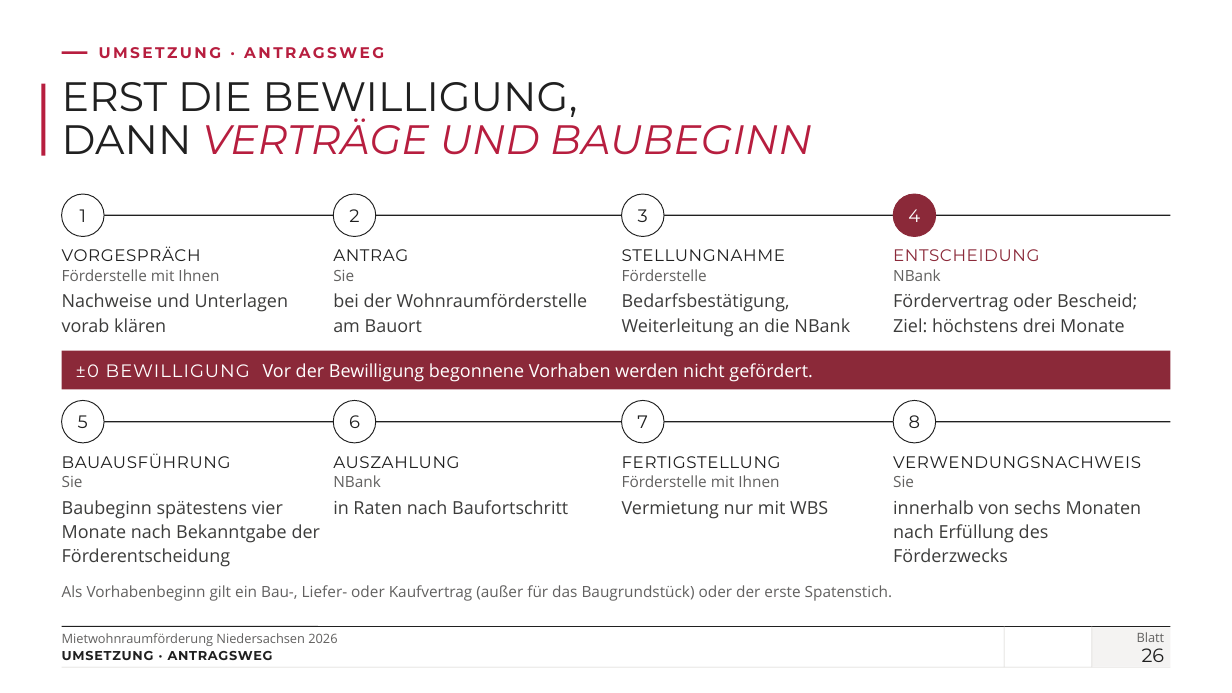
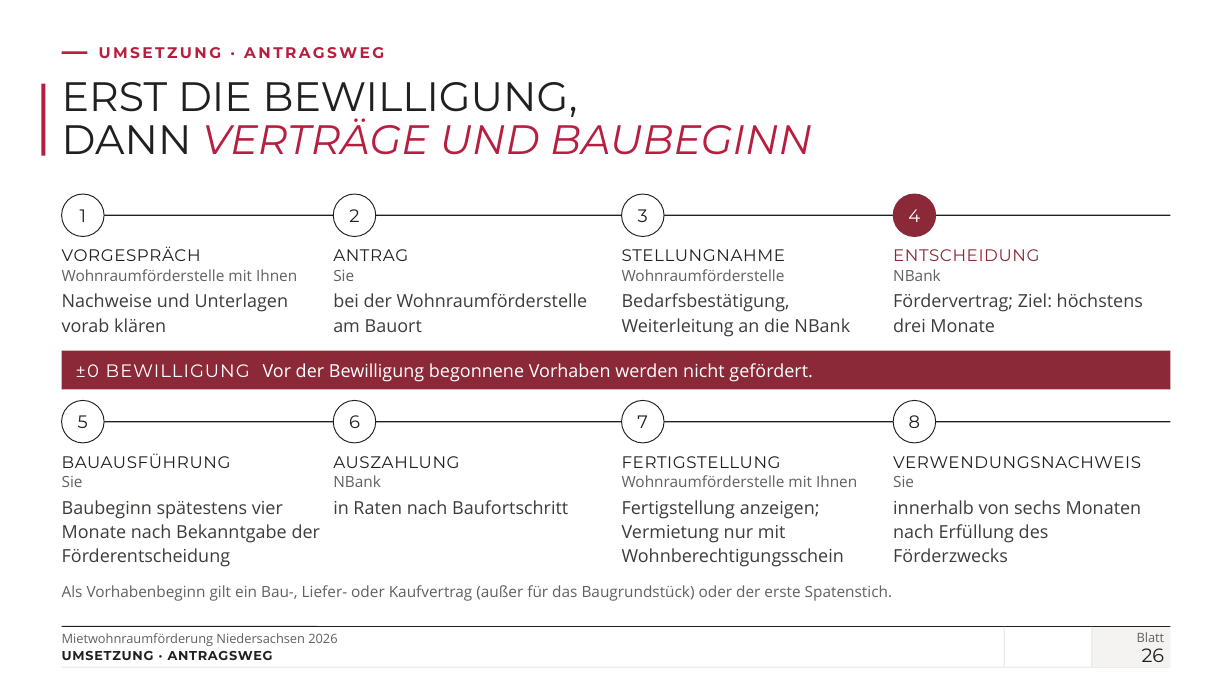
Before and after one commit to vgedaschko/NBank, a slide deck: slide 26 of praesentation/dist/PGN-Mietwohnraumfoerderung-Niedersachsen-2026-Vortrag.pptx. Drawn at 1232x693 pixels with LibreOffice and Linux fonts; fonts in the diff are those of the drawing; background and template pictures are left out. Boxes give left, top, right and bottom in pixels: in the first picture for what was removed or moved away, otherwise in the second. Text is boxed around its words. In the diff, an @@ line names an element or a change of style, - is before the commit and + after.

```diff
--- a/praesentation/dist/PGN-Mietwohnraumfoerderung-Niedersachsen-2026-Vortrag.pptx
+++ b/praesentation/dist/PGN-Mietwohnraumfoerderung-Niedersachsen-2026-Vortrag.pptx
@@ text at (x1=62, y1=269, x2=297, y2=281): text changed @@
-Förderstelle mit Ihnen
+Wohnraumförderstelle mit Ihnen
@@ text at (x1=622, y1=269, x2=785, y2=281): text changed @@
-Förderstelle
+Wohnraumförderstelle
@@ text at (x1=893, y1=293, x2=1143, y2=332): text changed @@
-Fördervertrag oder Bescheid; Ziel: höchstens drei Monate
+Fördervertrag; Ziel: höchstens drei Monate
@@ text at (x1=622, y1=475, x2=857, y2=487): text changed @@
-Förderstelle mit Ihnen
+Wohnraumförderstelle mit Ihnen
@@ text at (x1=622, y1=500, x2=844, y2=567): text changed @@
-Vermietung nur mit WBS
+Fertigstellung anzeigen; Vermietung nur mit Wohnberechtigungsschein
```
Also in this commit, not shown: 20 other slides changed, 25 other files.
